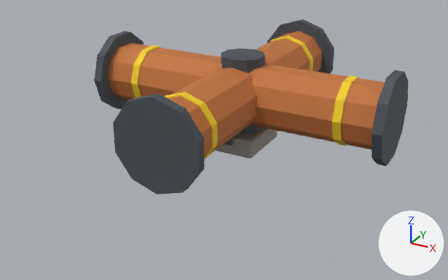
Two versions of the glTF model export/tuyau_croix_t1.glb, one commit apart.
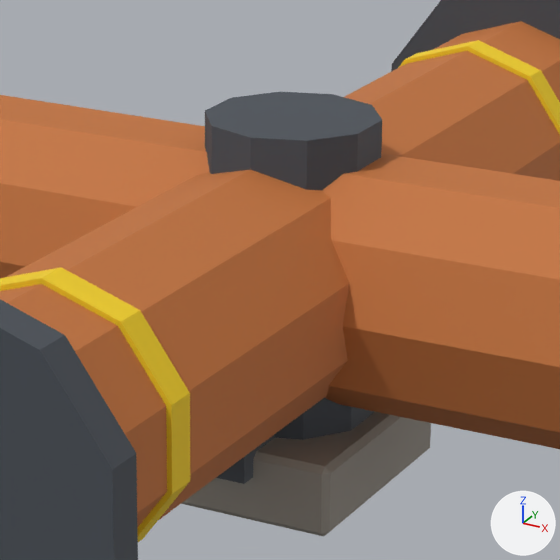
Old and new are each drawn whole from a 50 mm lens placed at (0.862, -1.69, 0.842), pointed at (-0.025, -0.076, 0.035) and again close up on the part from 38% to 69% of the width and 9% to 59% of the height. Arrows for +X, +Y and +Z are at lower right; the lights stay in place. The last two pictures show the newer version. Vertices at exactly the same position are counted once.

Names of what the first close-up shows: 'pieces_acier_sombre.044', 'pieces_beton.044', 'pieces_cuivre.016', 'pieces_rive_t1.014'.
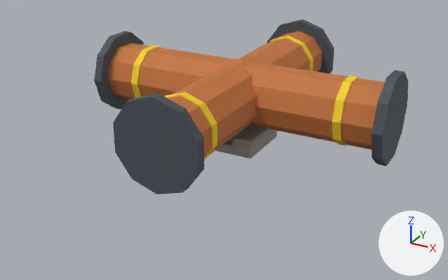
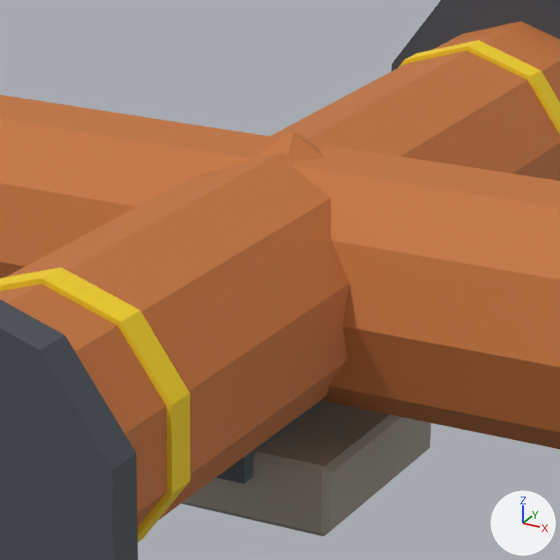
Boxes [x1, y1, x2, y2] around the edits, measured in the close-ups (560 x 560 px):
part 1 of me_pieces_acier_sombre_054, deleted: before [205, 92, 382, 440]

Diff of the bpy script that builds the scene:
```diff
--- a/export/tuyau_croix_t1.glb.py
+++ b/export/tuyau_croix_t1.glb.py
@@ me_pieces_acier_sombre_054 @@
 # used by ob_pieces_acier_sombre_044; location = (0.0, 0.0, 0.0)
-me_pieces_acier_sombre_054.from_pydata(...)  # 108 vertices, 192 faces; spans x -0.494..0.494, y -0.494..0.494, z 0.04..0.318
+me_pieces_acier_sombre_054.from_pydata(...)  # 88 vertices, 156 faces; spans x -0.494..0.494, y -0.494..0.494, z 0.04..0.318
+# me_pieces_acier_sombre_054 part 1: the loose piece of 20 vertices spanning x -0.067..0.067, y -0.07..0.07, z 0.055..0.305 is deleted
 me_pieces_acier_sombre_054.materials.append(mat_acier_sombre)
```
